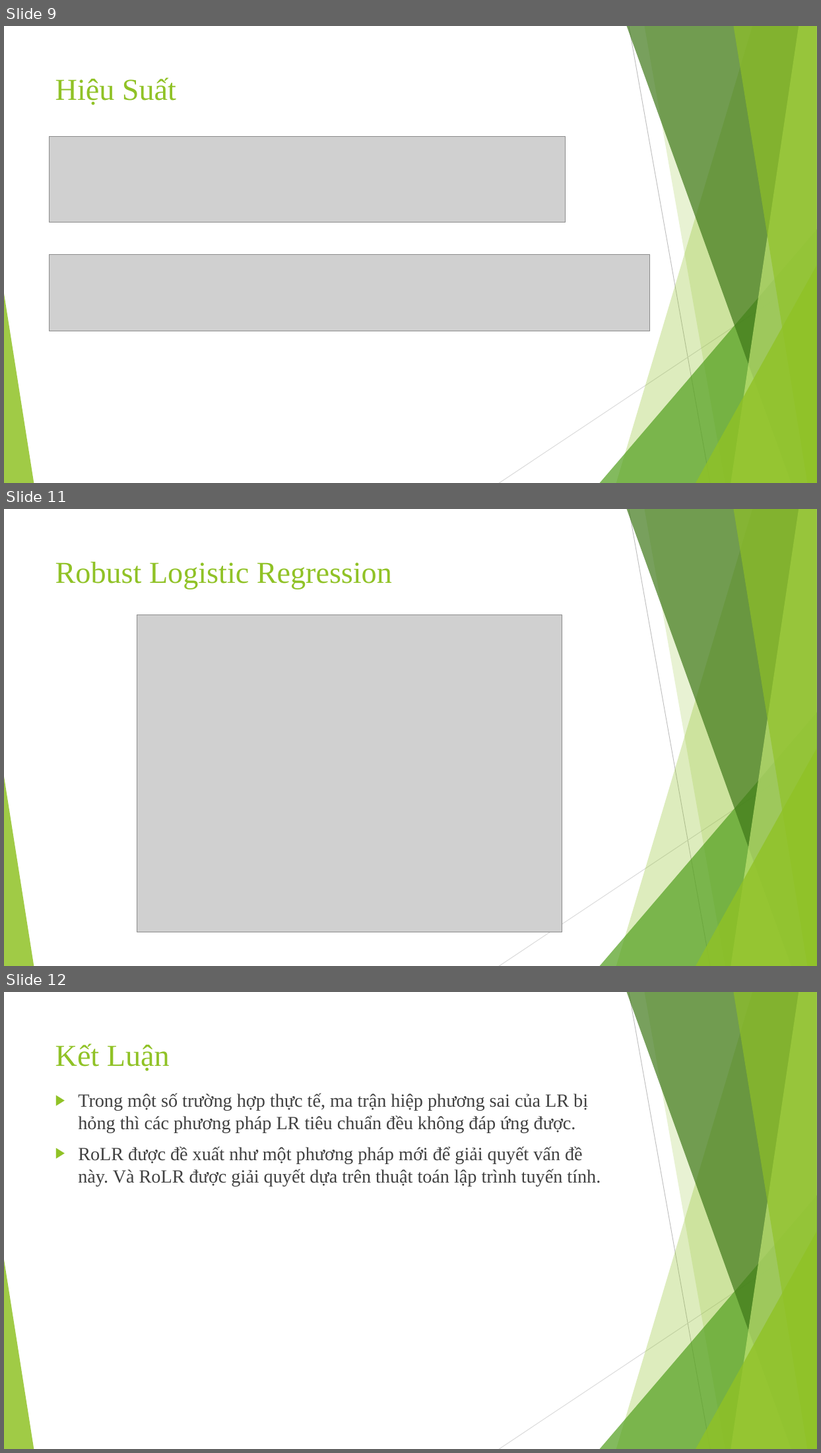
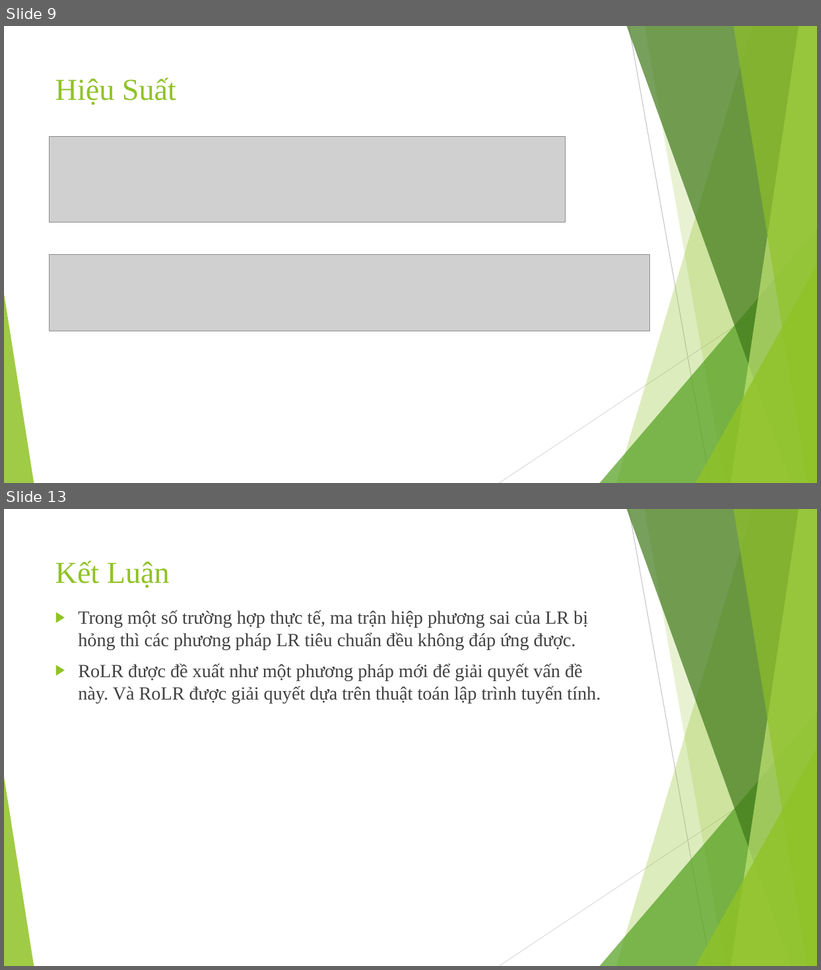
Before and after one commit to giangptdev/Project-3, a slide deck: slides.pptx. Shown one above the other, each under a label of ours: slides 9, 11 and 12 before the commit, slides 9 and 13 after it; the slides between them are not shown. The pictures are 821x1453 and 821x970 pixels, drawn with LibreOffice and Linux fonts; fonts in the diff are those of the drawing; grey boxes stand for pictures. Boxes give left, top, right and bottom in pixels: in the first picture for what was removed or moved away, otherwise in the second. Text is boxed around its words. In the diff, an @@ line names an element or a change of style, - is before the commit and + after.

```diff
--- a/slides.pptx
+++ b/slides.pptx
@@ slide 11 removed at bbox=[4, 509, 817, 966], background #FFFFFF; not listed: 10 template elements that a slide beside it also shows @@
@@ title removed at bbox=[55, 562, 392, 589] @@
-Robust Logistic Regression
@@ picture removed at bbox=[137, 615, 562, 931] @@
@@ what was slide 12 is now slide 13 @@
```
Also in this commit, not shown: 1 slide changed, 2 slides added.
